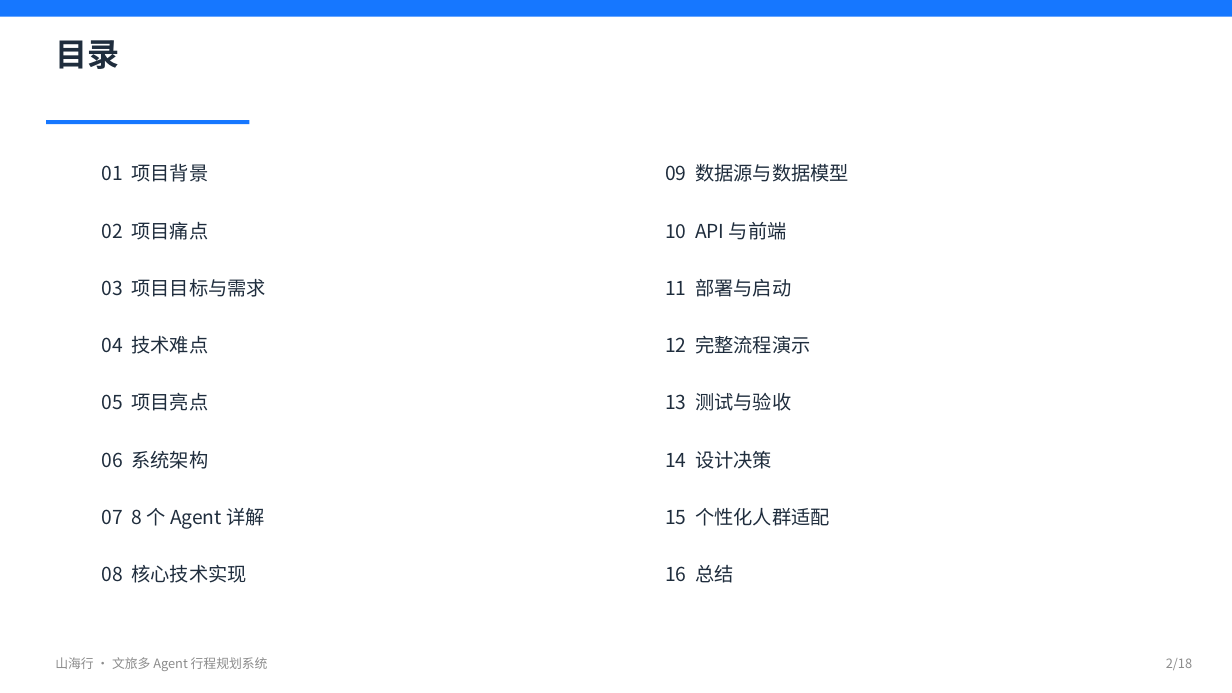
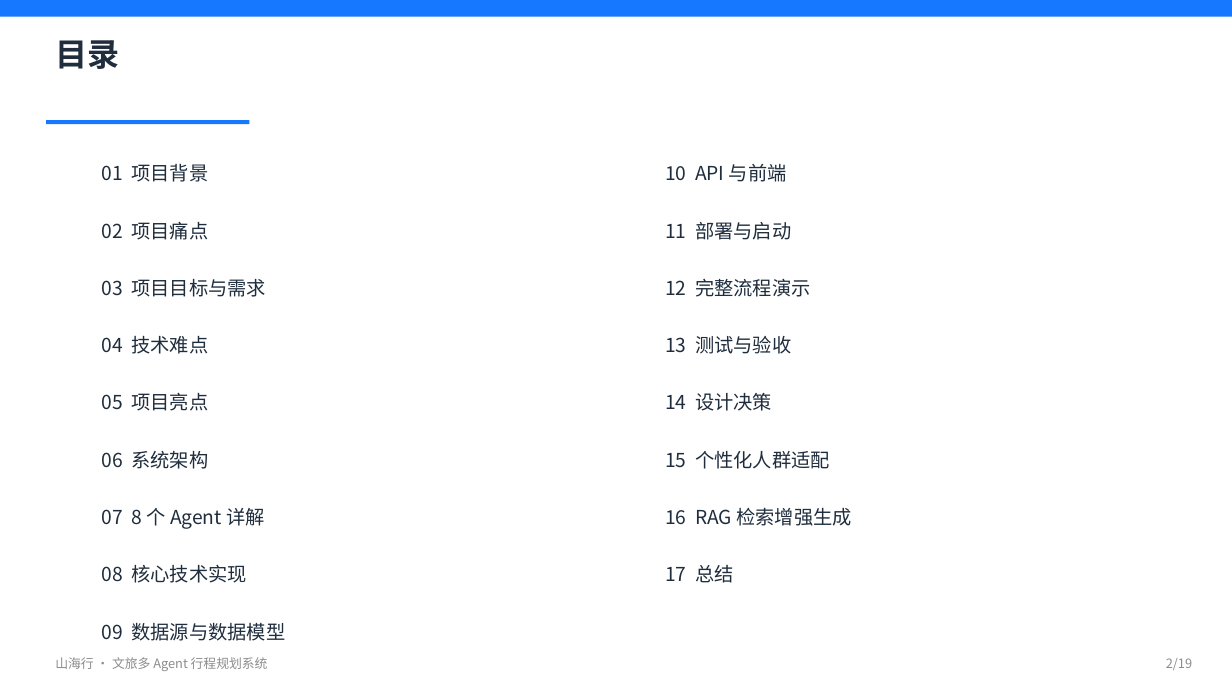
Before and after one commit to 1111776/wenlv, a slide deck: slide 2 of docs/项目讲解.pptx. Drawn at 1232x693 pixels with LibreOffice and Linux fonts; fonts in the diff are those of the drawing. Boxes give left, top, right and bottom in pixels: in the first picture for what was removed or moved away, otherwise in the second. Text is boxed around its words. In the diff, an @@ line names an element or a change of style, - is before the commit and + after.

Commit message:
docs: 项目讲解/架构图/PPT 全面更新至 v3.1，补充 RAG 与人群适配
- 项目讲解：新增 9 章(人群适配/RAG)、21 条需求、9 难点、11 张表、7 页面、7 场景
- 架构图详解：新增人群适配链路、RAG 检索链路两章，数据层加 pgvector、知识库
- PPT 19 页：新增 RAG 检索增强生成专页，痛点/架构/数据/流程/测试/决策/总结全部更新

```diff
--- a/docs/项目讲解.pptx
+++ b/docs/项目讲解.pptx
@@ text "11 部署与启动": place and size @@
-text "11 部署与启动" at (665,279,791,297)
+text "11 部署与启动" at (665,222,791,240)
@@ text "14 设计决策": place and size @@
-text "14 设计决策" at (665,451,772,469)
+text "14 设计决策" at (665,393,772,411)
@@ 4 texts: place and size @@
-4 texts at (665,222,830,526)
+4 texts at (665,164,830,469)
@@ text added at (665,507,851,526), 15 pt, text #1F2D3D @@
+16 RAG 检索增强生成
@@ text at (665,565,733,583): text changed @@
-16 总结
+17 总结
@@ text "09 数据源与数据模型": place and size @@
-text "09 数据源与数据模型" at (665,163,849,182)
+text "09 数据源与数据模型" at (101,622,285,641)
```
Also in this commit, not shown: 17 other slides changed, 1 slide added, 3 other files.
